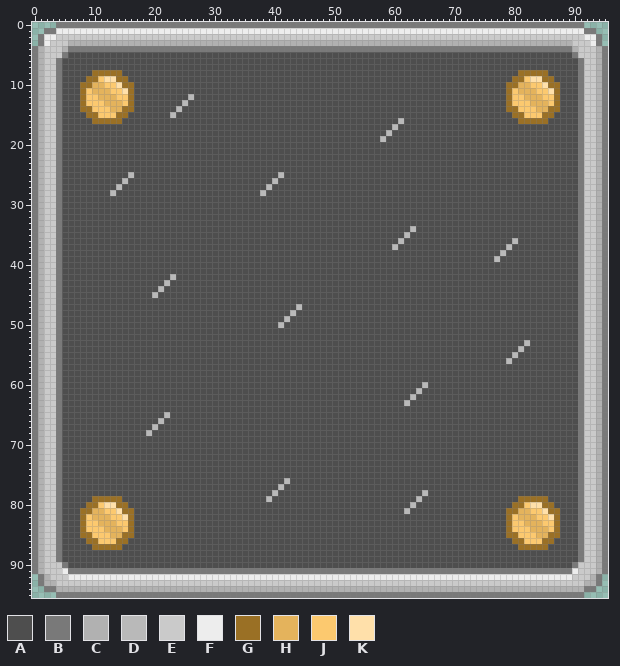
A pixel-art file gets an edit: Assets/Sprites/LockedRoom.aseprite. The picture above was drawn from the file before the commit.
96x96 pixels, 1 frame. Pixels under 10% opacity are left out. Colours within 5 levels of each other are drawn and written as one.
Palette (. is transparent): A #4e4e4e  B #797979  C #b1b1b1  D #b9b9b9  E #cacaca  F #ededed  G #9a7025  H #e4b35c  J #fcc96f  K #ffe0aa
Once edited:
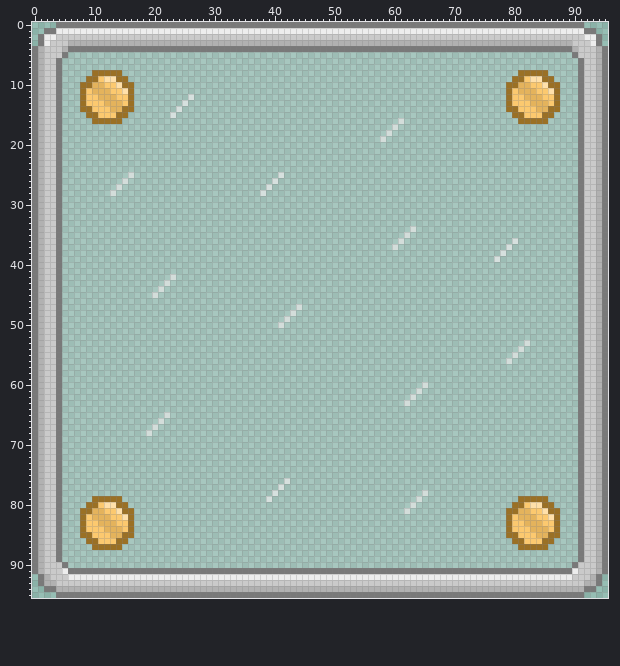
What changed:
@@ palette @@
-A #4e4e4e
+A #ebebeb33
-D #b9b9b9
+D #ecececbd
Boxes around the changes in both pictures, in picture pixels (x1, y1, x2, y2):
changed: (62, 52, 578, 568)
